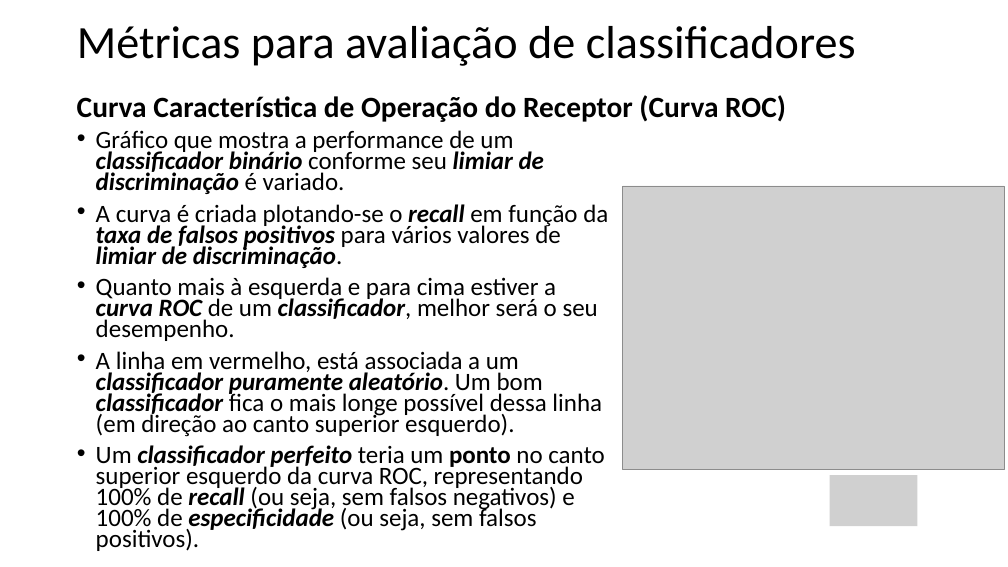
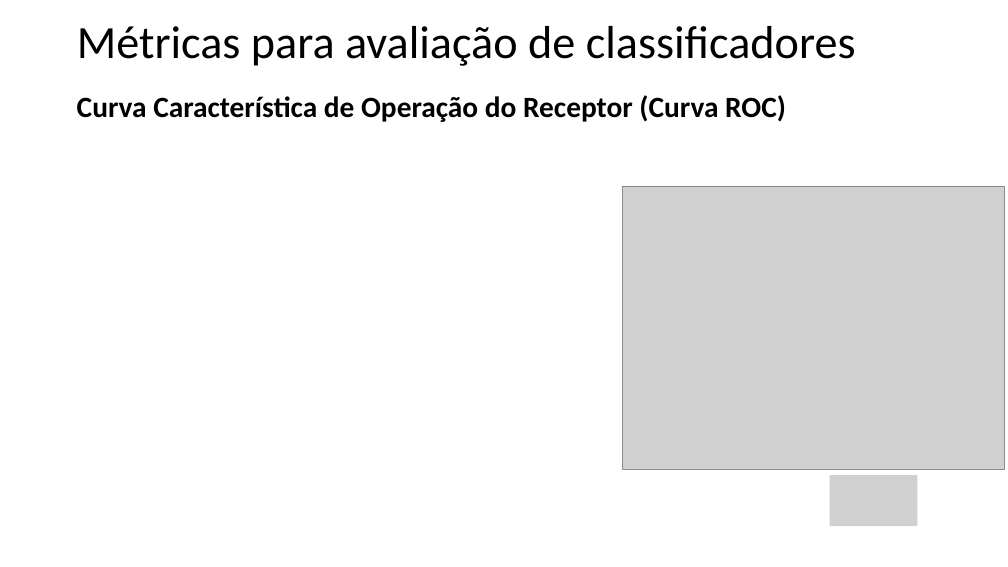
Before and after one commit to zz4fap/t320_aprendizado_de_maquina, a slide deck: slide 13 of slides/T320_Classificação (Parte V).pptx. Drawn at 1008x567 pixels with LibreOffice and Linux fonts; fonts in the diff are those of the drawing; grey boxes stand for pictures. Boxes give left, top, right and bottom in pixels: in the first picture for what was removed or moved away, otherwise in the second. Text is boxed around its words. In the diff, an @@ line names an element or a change of style, - is before the commit and + after.

```diff
--- a/slides/T320_Classificação (Parte V).pptx
+++ b/slides/T320_Classificação (Parte V).pptx
@@ text removed at (96,130,608,551) @@
-• Gráfico que mostra a performance de um classificador binário conforme seu limiar de discriminação é variado.
-• A curva é criada plotando-se o recall em função da taxa de falsos positivos para vários valores de limiar de discriminação.
-• Quanto mais à esquerda e para cima estiver a curva ROC de um classificador, melhor será o seu desempenho.
-• A linha em vermelho, está associada a um classificador puramente aleatório. Um bom classificador fica o mais longe possível dessa linha (em direção ao canto superior esquerdo).
-• Um classificador perfeito teria um ponto no canto superior esquerdo da curva ROC, representando 100% de recall (ou seja, sem falsos negativos) e 100% de especificidade (ou seja, sem falsos positivos).
```
Also in this commit, not shown: 1 other slide changed, 4 other files.
